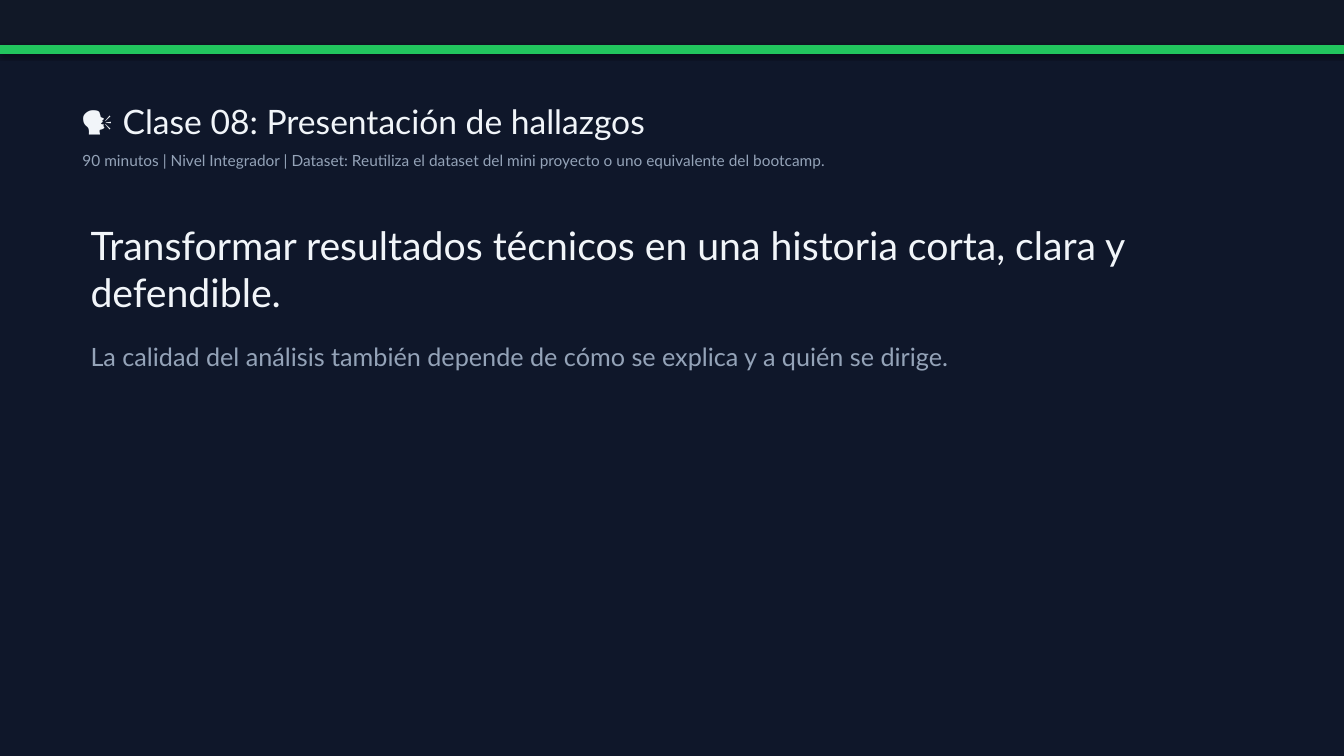
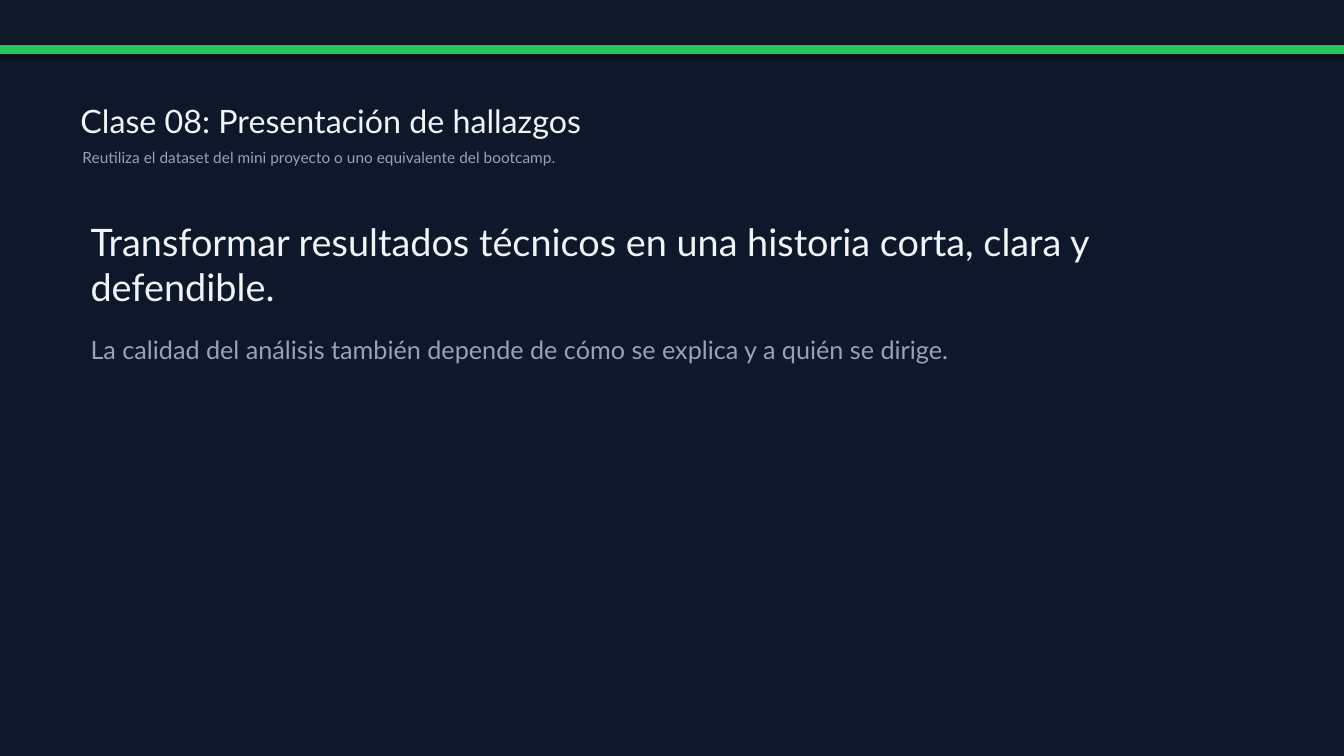
Before and after one commit to vladimiracunadev-create/python-data-science-bootcamp, a slide deck: slide 1 of docs/presentaciones/classes/clase-08-presentacion-de-hallazgos-presentacion.pptx. Drawn at 1344x756 pixels with LibreOffice and Linux fonts; fonts in the diff are those of the drawing. Boxes give left, top, right and bottom in pixels: in the first picture for what was removed or moved away, otherwise in the second. Text is boxed around its words. In the diff, an @@ line names an element or a change of style, - is before the commit and + after.

```diff
--- a/docs/presentaciones/classes/clase-08-presentacion-de-hallazgos-presentacion.pptx
+++ b/docs/presentaciones/classes/clase-08-presentacion-de-hallazgos-presentacion.pptx
@@ text at [80,109,581,139]: text changed; size 24 to 23 pt @@
-🗣️ Clase 08: Presentación de hallazgos
+Clase 08: Presentación de hallazgos
@@ text at [82,151,556,166]: text changed @@
-90 minutos | Nivel Integrador | Dataset: Reutiliza el dataset del mini proyecto o uno equivalente del bootcamp.
+Reutiliza el dataset del mini proyecto o uno equivalente del bootcamp.
@@ text at [91,228,1089,302]: size 28 to 27 pt in "Transformar resultados técnicos en una historia corta, ..." @@
```
Also in this commit, not shown: 5 other slides changed, 2 slides added, 1 slide removed, 38 other files.
